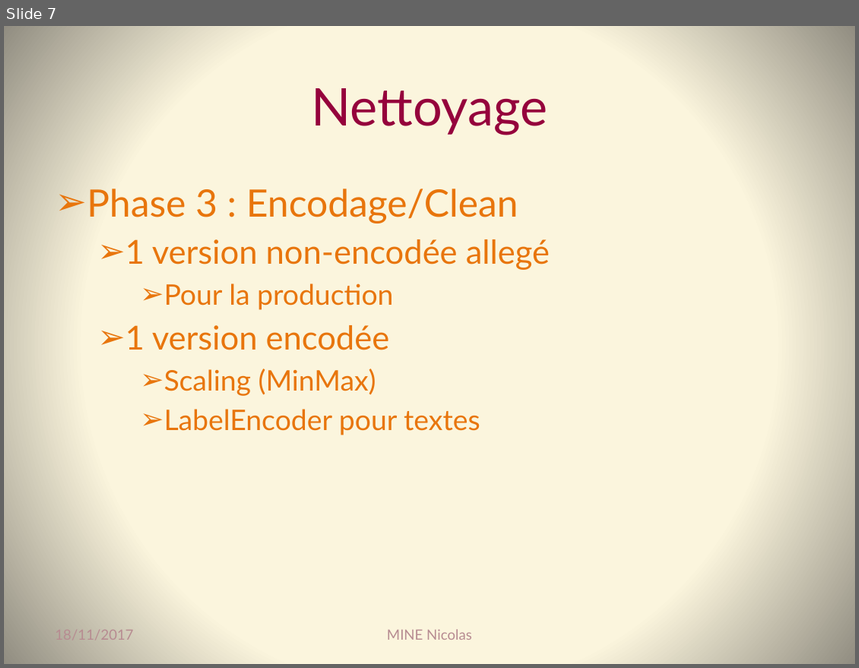
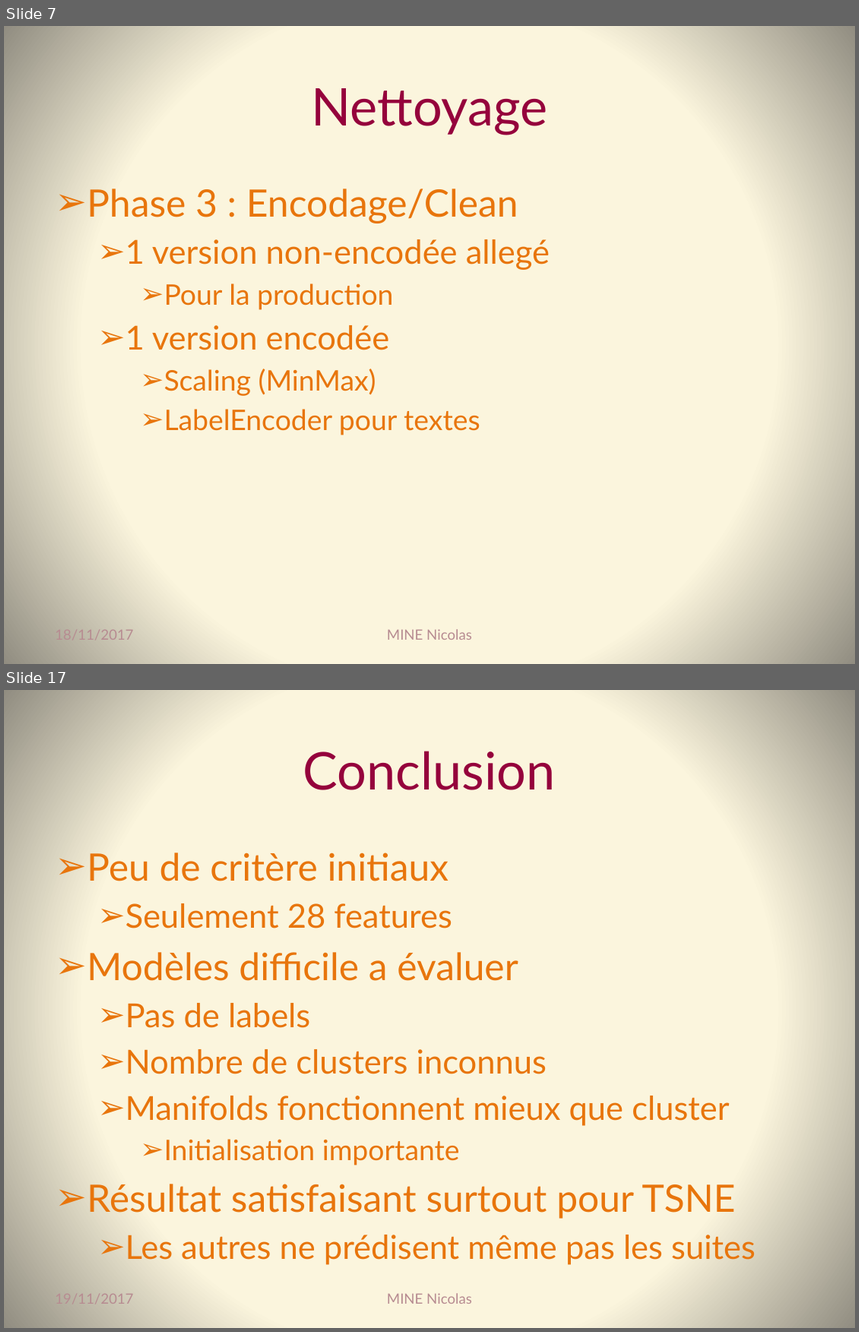
Before and after one commit to Coni63/OC_DS, a slide deck: Projet 3 - recomm. de films/Presentation-projet_3.pptx. Shown one above the other, each under a label of ours: slide 7 before the commit, slides 7 and 17 after it; the slides between them are not shown. The pictures are 859x668 and 859x1332 pixels, drawn with LibreOffice and Linux fonts; fonts in the diff are those of the drawing. Boxes give left, top, right and bottom in pixels: in the first picture for what was removed or moved away, otherwise in the second. Text is boxed around its words. In the diff, an @@ line names an element or a change of style, - is before the commit and + after.

```diff
--- a/Projet 3 - recomm. de films/Presentation-projet_3.pptx
+++ b/Projet 3 - recomm. de films/Presentation-projet_3.pptx
@@ slide 17 added at (4, 690, 855, 1328), background gradient #FCF7DD to #918E81 @@
@@ title added at (303, 751, 556, 790), 44 pt, text #95023C @@
+Conclusion
@@ text added at (87, 853, 756, 1265), 28 pt, text #E8750C @@
+➢ Peu de critère initiaux
+  ➢ Seulement 28 features
+➢ Modèles difficile a évaluer
+  ➢ Pas de labels
+  ➢ Nombre de clusters inconnus
+  ➢ Manifolds fonctionnent mieux que cluster
+    ➢ Initialisation importante
+➢ Résultat satisfaisant surtout pour TSNE
+  ➢ Les autres ne prédisent même pas les suites
@@ text added at (55, 1294, 133, 1304), 12 pt, text #B78C92 @@
+19/11/2017
@@ text added at (387, 1293, 472, 1304), 12 pt, text #B78C92 @@
+MINE Nicolas
```
Also in this commit, not shown: 5 slides changed, 6 other slides added, 13 other files.
